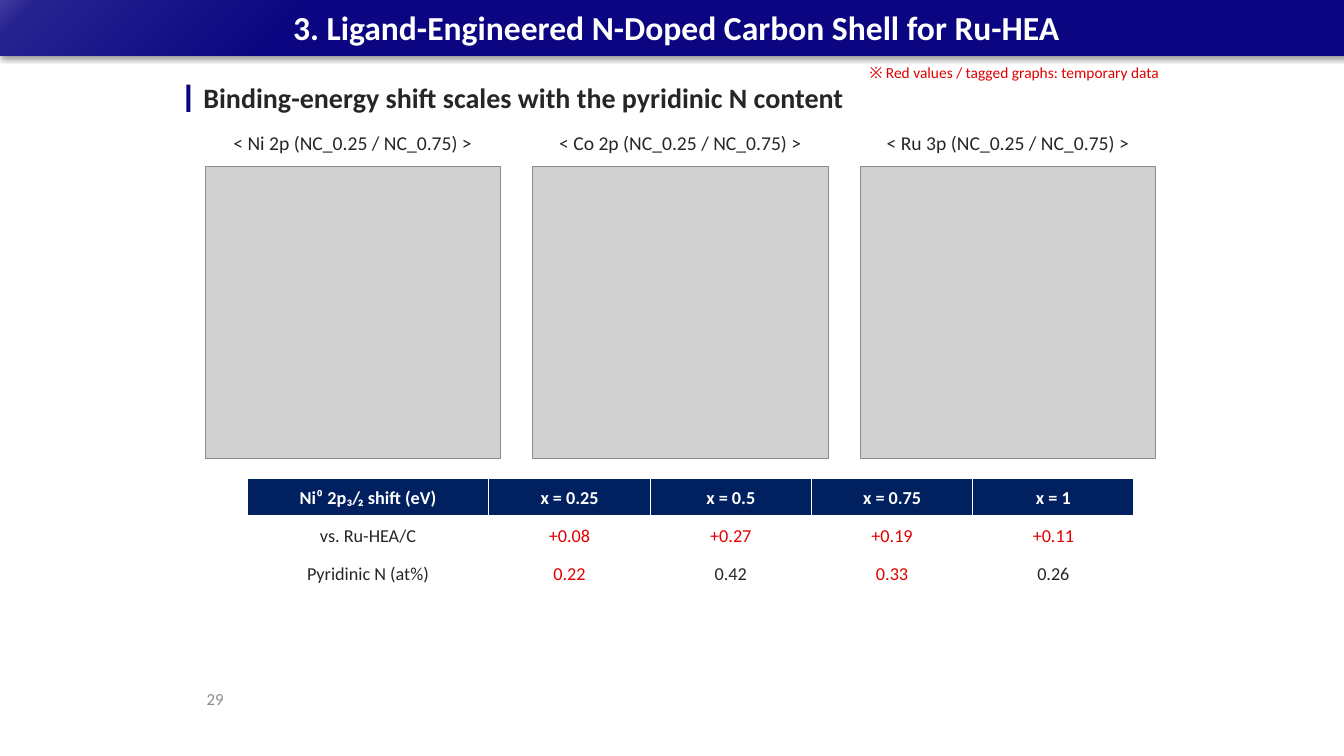
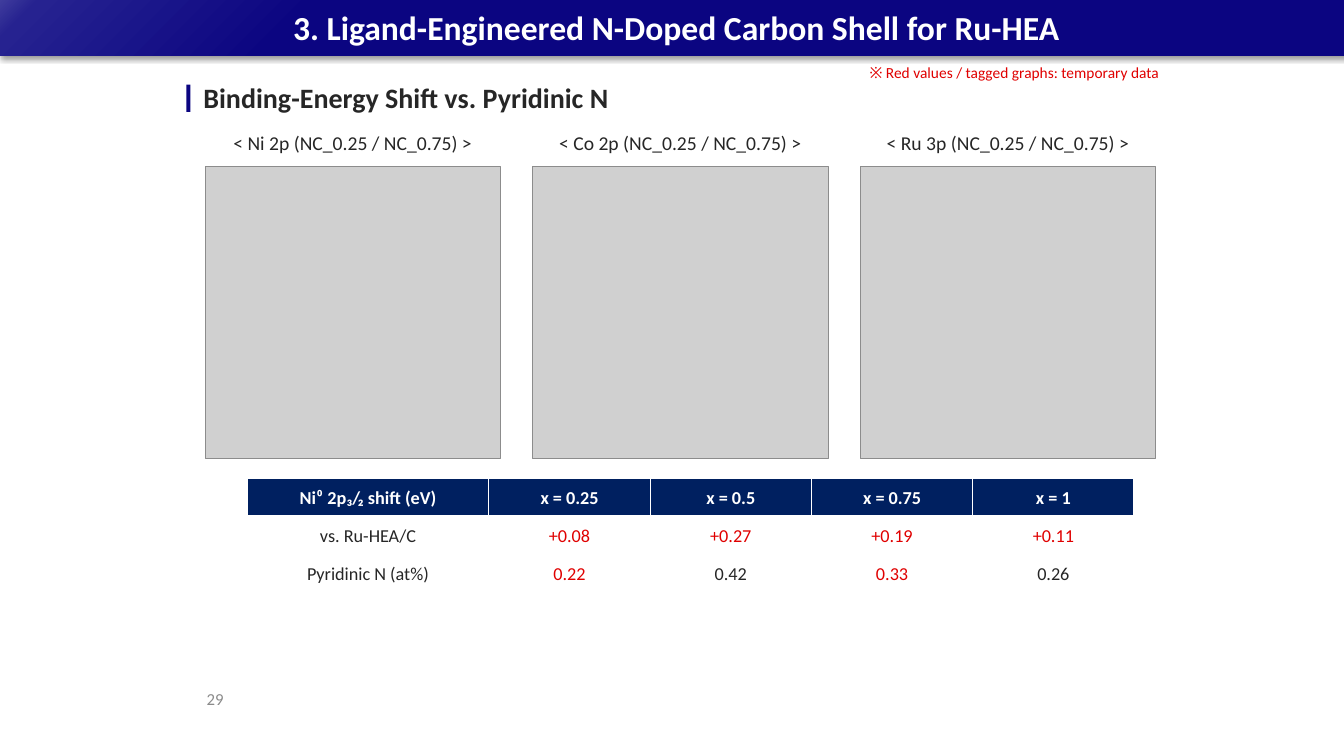
Before and after one commit to limsj0204/letter, a slide deck: slide 29 of 학위논문_디펜스_발표자료_5시료.pptx. Drawn at 1344x756 pixels with LibreOffice and Linux fonts; fonts in the diff are those of the drawing; grey boxes stand for pictures. Boxes give left, top, right and bottom in pixels: in the first picture for what was removed or moved away, otherwise in the second. Text is boxed around its words. In the diff, an @@ line names an element or a change of style, - is before the commit and + after.

```diff
--- a/학위논문_디펜스_발표자료_5시료.pptx
+++ b/학위논문_디펜스_발표자료_5시료.pptx
@@ text at [203,88,608,113]: text changed @@
-Binding-energy shift scales with the pyridinic N content
+Binding-Energy Shift vs. Pyridinic N
```
Also in this commit, not shown: 32 other slides changed.
